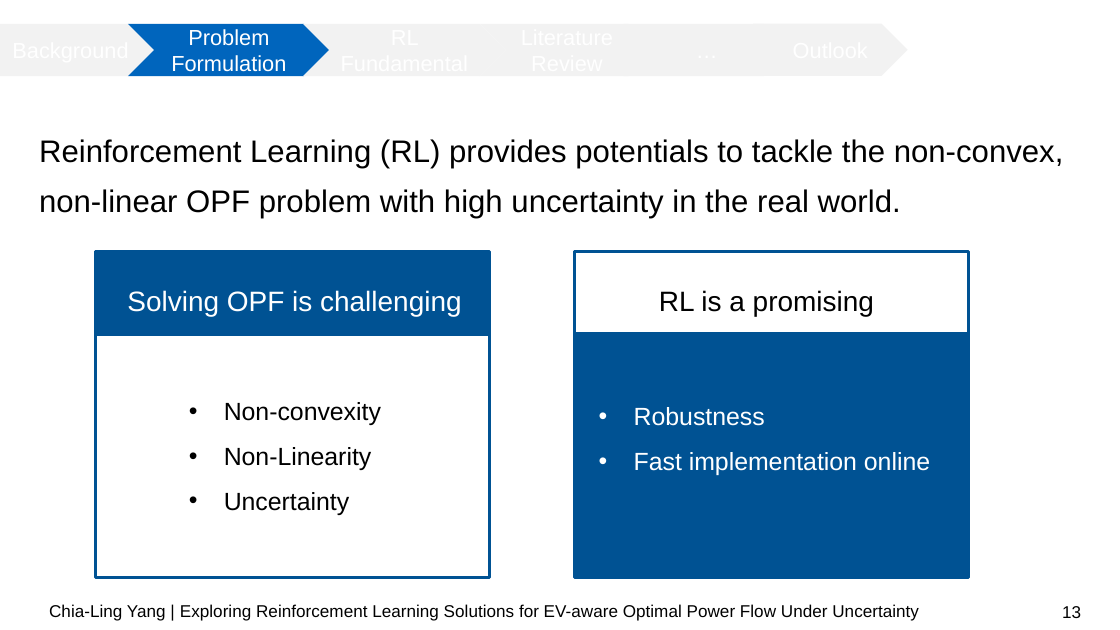
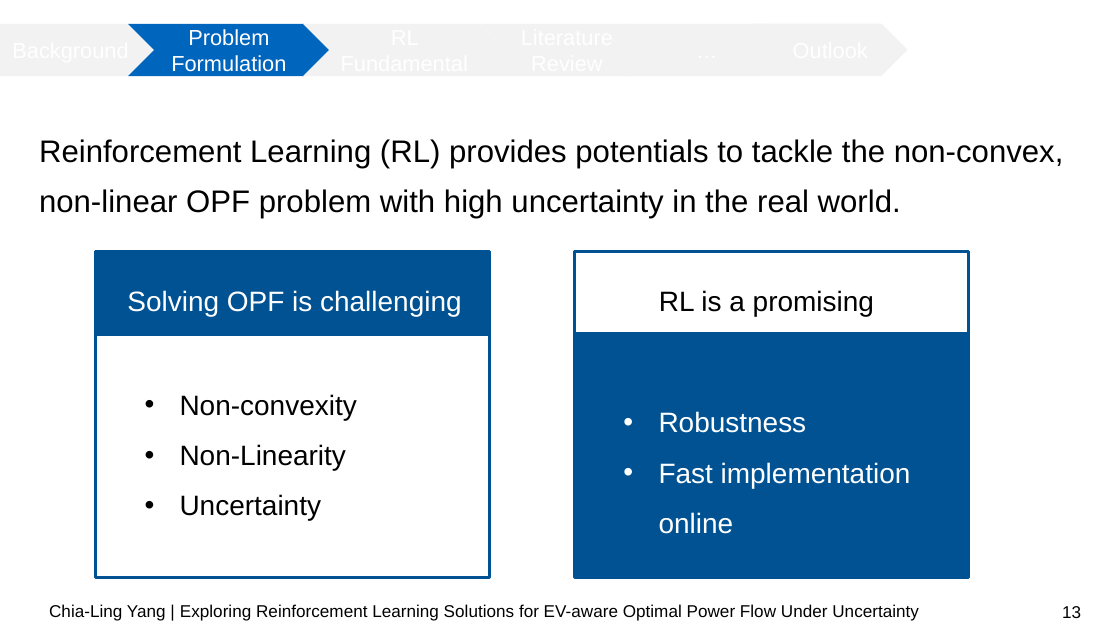
Before and after one commit to chialingyang7718/RL_OPF_EVaware, a slide deck: slide 13 of Mid-term Presentation.pptx. Drawn at 1120x630 pixels with LibreOffice and Linux fonts; fonts in the diff are those of the drawing; background and template pictures are left out. Boxes give left, top, right and bottom in pixels: in the first picture for what was removed or moved away, otherwise in the second. Text is boxed around its words. In the diff, an @@ line names an element or a change of style, - is before the commit and + after.

```diff
--- a/Mid-term Presentation.pptx
+++ b/Mid-term Presentation.pptx
@@ text "Non-convexity": place and size @@
-text "Non-convexity" at (224,402,381,515)
+text "Non-convexity" at (180,394,357,521)
@@ text "Non-convexity" at (180,394,357,521): size 16 to 18 pt @@
@@ text "Robustness" at (659,411,911,534): size 16 to 18 pt @@
@@ text "Robustness": place and size @@
-text "Robustness" at (634,407,930,475)
+text "Robustness" at (659,411,911,534)
```
Also in this commit, not shown: 18 other files.
